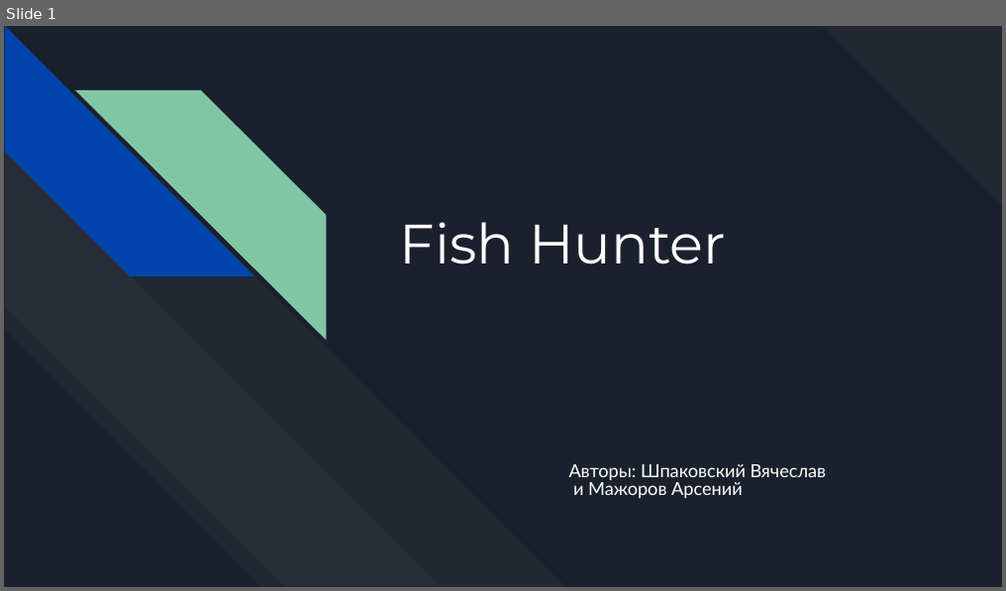
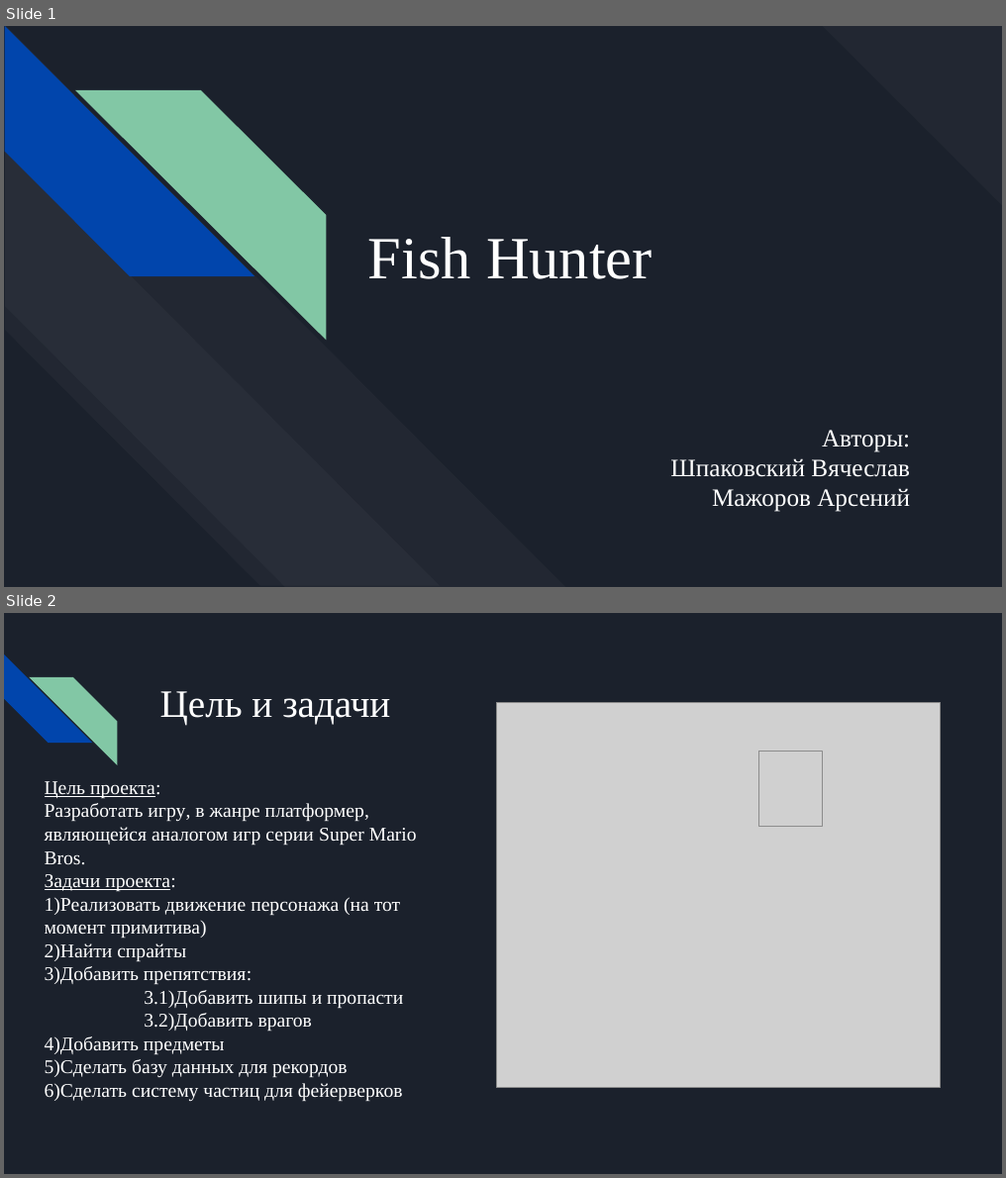
Before and after one commit to ShpakovskiVyacheslav/Arcade-project, a slide deck: documentation/Fish Hunter.pptx. Shown one above the other, each under a label of ours: slide 1 before the commit, slides 1 and 2 after it. The pictures are 1006x591 and 1006x1178 pixels, drawn with LibreOffice and Linux fonts; fonts in the diff are those of the drawing; grey boxes stand for pictures. Boxes give left, top, right and bottom in pixels: in the first picture for what was removed or moved away, otherwise in the second. Text is boxed around its words. In the diff, an @@ line names an element or a change of style, - is before the commit and + after.

```diff
--- a/documentation/Fish Hunter.pptx
+++ b/documentation/Fish Hunter.pptx
@@ slide 2 added at box(4, 613, 1002, 1174), background #1B212C @@
@@ diag stripe added at box(4, 655, 92, 743), fill #0145AC @@
@@ diag stripe added at box(29, 677, 117, 764), fill #82C7A5 @@
@@ title added at box(160, 691, 390, 724), 28 pt, text #FFFFFF @@
+Цель и задачи
@@ picture added at box(497, 703, 941, 1088) @@
@@ picture added at box(758, 752, 823, 827) @@
@@ text added at box(45, 781, 417, 1102), 14 pt, text #FFFFFF @@
+Цель проекта:
+Разработать игру, в жанре платформер, являющейся аналогом игр серии Super Mario Bros.
+Задачи проекта:
+1)Реализовать движение персонажа (на тот момент примитива)
+2)Найти спрайты
+3)Добавить препятствия:
+3.1)Добавить шипы и пропасти
+3.2)Добавить врагов
+4)Добавить предметы
+5)Сделать базу данных для рекордов
+6)Сделать систему частиц для фейерверков
@@ slide 1 changed as well @@
@@ title "Fish Hunter": place and size @@
-title "Fish Hunter" at box(400, 222, 726, 265)
+title "Fish Hunter" at box(368, 237, 652, 279)
@@ title "Fish Hunter" at box(368, 237, 652, 279): size 40 to 43.2 pt, font Montserrat to Times New Roman @@
@@ subtitle at box(670, 430, 910, 512): text changed; size 13 to 18 pt; font Lato to Times New Roman @@
-Авторы: Шпаковский Вячеслав
-и Мажоров Арсений
+Авторы:
+Шпаковский Вячеслав Мажоров Арсений
```
Also in this commit, not shown: 3 other slides changed, 4 other slides added, 3 slides removed, 1 other file.
